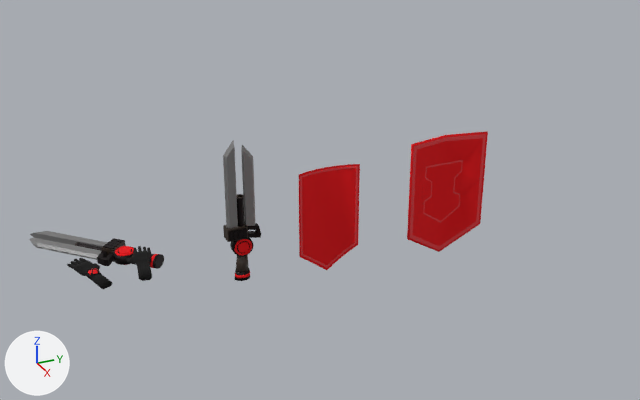
The Blender file предметы/оружие/рыцарь.blend, before and after one commit.
Rendered twice from a 50 mm lens placed at (23.89, -7.9, 13.97), pointed at (-0.16, 2.93, 1.94). The axes (+X, +Y, +Z) are drawn at lower left. The lights are the same throughout. The first picture is the older version.

In view in the first picture: 'Cube', 'Cube.002', 'Плоскость', 'меч', 'меч.001', 'рука левая'.
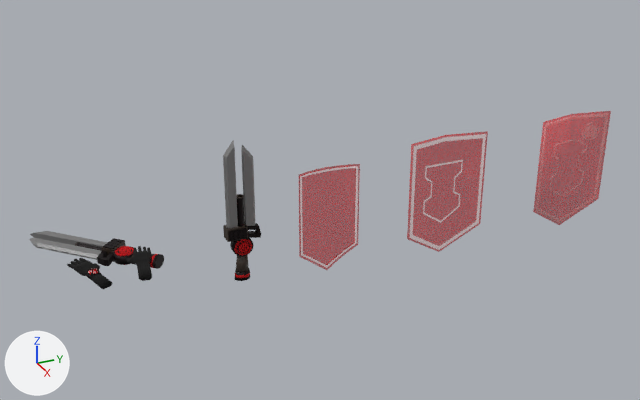
The change, as a list of edits to the scene's bpy script:
```text
Change mat_материал:
    mat_материал.alpha: 1.0 -> 0.52
Change mat_материал_002:
    mat_материал_002.base_color: (0.8, 0.0496, 0.0577) -> (0.84, 0.657, 0.676)  # red #e73f44 -> pale pink #ecd4d7
    add mat_материал_002.emission_strength = 0.1
Add me_плоскость_001:
    me_плоскость_001.from_pydata([(0.0, -1.0, 0.0), (-1.0, 1.0, -0.19), (1.0, 1.0, -0.19), (0.0, 1.0, 0.0), (-1.0, -0.57, -0.19), (1.0, -0.57, -0.19), (1.0, 0.21, -0.19), (-1.0, 0.26, -0.19), (0.0, -1.0, -0.04), (-1.0, 1.0, -0.23), (1.0, 1.0, -0.23), (0.0, 1.0, -0.04), (-1.0, -0.57, -0.23), (1.0, -0.57, -0.23), (1.0, 0.21, -0.23), (-1.0, 0.26, -0.23), (0.0, 0.16, 0.0), (0.0, 0.16, -0.04)], [], [(3, 11, 9, 1), (6, 14, 10, 2), (7, 15, 12, 4), (2, 10, 11, 3), (4, 12, 8, 0), (5, 13, 14, 6), (1, 9, 15, 7), (0, 8, 13, 5), (3, 1, 7, 16), (11, 17, 15, 9), (11, 10, 14, 17), (3, 16, 6, 2), (0, 16, 7, 4), (0, 5, 6, 16), (8, 17, 14, 13), (8, 12, 15, 17)])
    me_плоскость_001.polygons.foreach_set('use_smooth', [True] * 16)
    me_плоскость_001.materials.append(mat_материал)  # red #e7000b
Add ob_плоскость_001:
    ob_плоскость_001 = bpy.data.objects.new('Плоскость.001', me_плоскость_001)
    ob_плоскость_001.location = (1.52, 11.44, 2.16)
    ob_плоскость_001.rotation_euler = (1.571, 0.000727, -1.571)  # degrees (90, 0, -90)
    ob_плоскость_001.scale = (1.38, 2.07, 1.38)
```

Changed parts and their boxes [x1, y1, x2, y2] in the pictures (640 x 400 px):
'Плоскость', surface changed, recoloured: [407, 131, 488, 252] in both
'Плоскость.001', added: after [533, 111, 611, 225]
'Cube', surface changed, recoloured: [299, 164, 360, 270] in both
'меч.001', surface changed: [232, 236, 253, 281] in both
'меч', surface changed: [112, 243, 160, 268] in both
